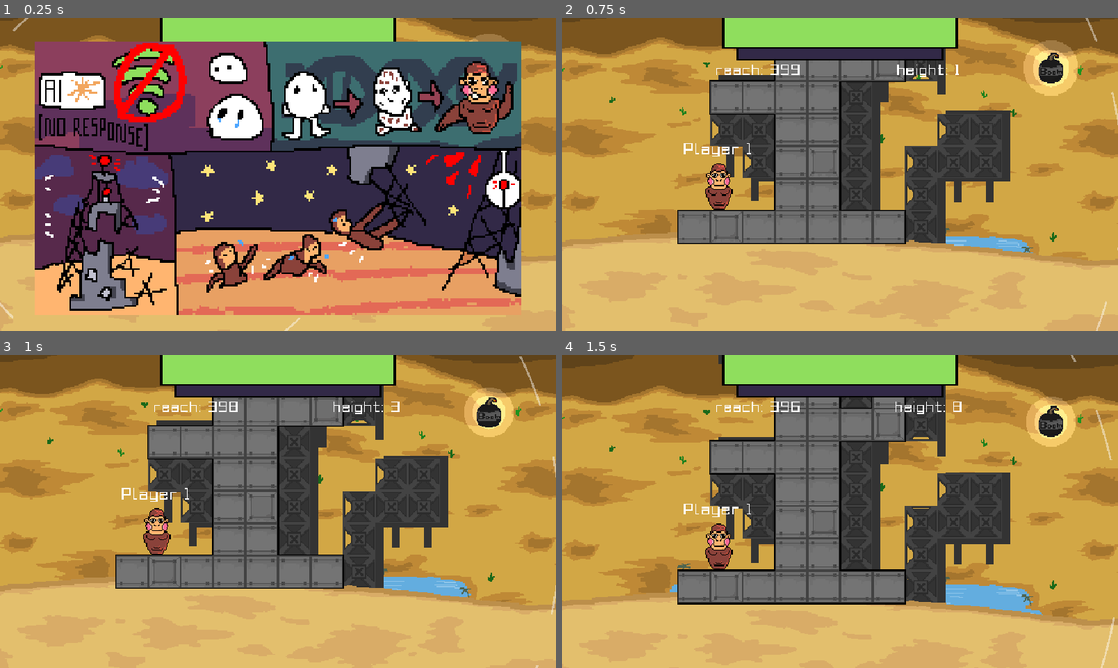
Above: before the commit, frames 1-4 (two rows, left to right).
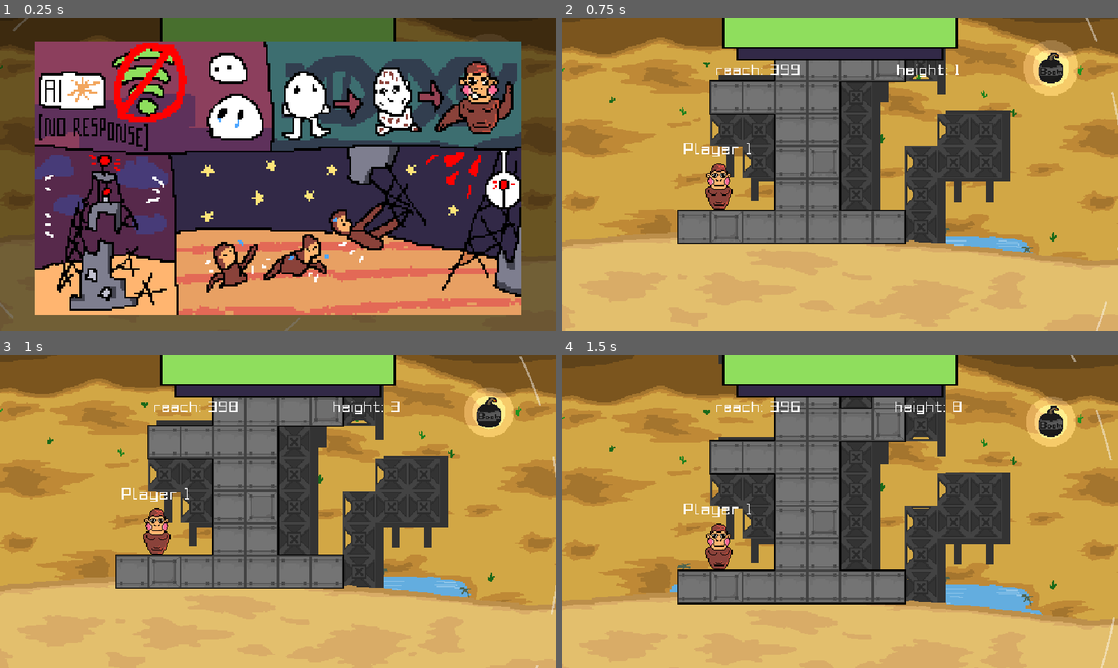
Above: after the commit, the same moments.

Repository: ppaluchowski64/Hackathon-2026
Game: Godot game, scene res://scenes/root/game.tscn
Two runs of this game, one before a commit and one after it. Both use one fixed random seed, a clock stepped at 60 frames per second and the inputs below. Sound files missing from this copy of the repository are replaced by a short silence.
Inputs (mouse positions are in pixels of both pictures, inside the frame that each line leads up to):
- Up to frame 1 (0.25 s): no input
- Up to frame 2 (0.75 s): tap Enter at 0.5 s; move the mouse to (962, 158) at 0.52 s; click (962, 158) at 0.6 s
- Up to frame 3 (1 s): no input
- Up to frame 4 (1.5 s): move the mouse to (728, 527) at 1.27 s; click (728, 527) at 1.35 s

The runs differ from the first frame. In frame 1, 24% of the frame differs, in the area x 0-100%, y 0-100%; in frame 2, nothing differs; in frame 3, nothing differs; in frame 4, nothing differs.

Commit message:
audiovisual enchances

Diff:
--- a/scenes/player.tscn
+++ b/scenes/player.tscn
@@ -9,6 +9,8 @@
 [ext_resource type="Script" uid="uid://v7on7vpfrmgc" path="res://scripts/reach_draw.gd" id="6_fjrip"]
 [ext_resource type="Script" uid="uid://dfhw374r63nie" path="res://scripts/lock_rotation.gd" id="6_tuyoq"]
 [ext_resource type="AudioStream" uid="uid://bprjkowwmmn84" path="res://audio/sfx/gouda.mp3" id="9_ur7pv"]
+[ext_resource type="AudioStream" uid="uid://cbx4e1k3yajkq" path="res://audio/sfx/grapple.wav" id="10_y4r1p"]
+[ext_resource type="AudioStream" uid="uid://btwkcm3dl4as" path="res://audio/sfx/exhaust.wav" id="11_d2wvv"]
 
 [sub_resource type="PhysicsMaterial" id="PhysicsMaterial_qhqgy"]
 friction = 0.5
@@ -136,4 +138,12 @@
 stream = ExtResource("9_ur7pv")
 volume_db = 12.0
 
+[node name="AudioStreamPlayerGrapple" type="AudioStreamPlayer" parent="." unique_id=705846664]
+stream = ExtResource("10_y4r1p")
+volume_db = -4.0
+
+[node name="AudioStreamPlayerExhaust" type="AudioStreamPlayer" parent="." unique_id=1756524540]
+stream = ExtResource("11_d2wvv")
+volume_db = 6.0
+
 [connection signal="timeout" from="DangerTimer" to="." method="_on_danger_timer_timeout"]
--- a/scenes/root/game.tscn
+++ b/scenes/root/game.tscn
@@ -226,6 +226,14 @@
 vertical_alignment = 2
 metadata/_edit_lock_ = true
 
+[node name="DarkenRect" type="ColorRect" parent="UI" unique_id=2142573889 groups=["story_rect"]]
+visible = false
+offset_left = -280.0
+offset_top = -145.0
+offset_right = 1304.0
+offset_bottom = 639.0
+color = Color(0, 0, 0, 0.5)
+
 [node name="StorySprite" type="Sprite2D" parent="UI" unique_id=1257976378 groups=["story"]]
 visible = false
 position = Vector2(480, 276)
--- a/scripts/global/global.gd
+++ b/scripts/global/global.gd
@@ -1,13 +1,16 @@
 extends Node
 
 @onready var story_sprite: Sprite2D = get_tree().get_first_node_in_group("story")
+@onready var story_rect: ColorRect = get_tree().get_first_node_in_group("story_rect")
 
 func _ready() -> void:
 	process_mode = Node.PROCESS_MODE_ALWAYS
 	story_sprite.visible = true
+	story_rect.visible = true
 	get_tree().paused = true
 
 func _physics_process(_delta: float) -> void:
-	if Input.is_action_just_pressed("grapple") and story_sprite:
+	if Input.is_action_just_pressed("grapple") and story_sprite and story_rect:
 		story_sprite.visible = false
+		story_rect.visible = false
 		get_tree().paused = false
--- a/scripts/player.gd
+++ b/scripts/player.gd
@@ -17,6 +17,8 @@
 @onready var sprite: Sprite2D = $Sprite2D
 @onready var gouda_sprite: Sprite2D = $GoudaSprite
 @onready var audio_gouda: AudioStreamPlayer = $AudioStreamPlayerGouda
+@onready var audio_grapple: AudioStreamPlayer = $AudioStreamPlayerGrapple
+@onready var audio_exhaust: AudioStreamPlayer = $AudioStreamPlayerExhaust
 
 @onready var collectable_sprite: Sprite2D = $CollectableRoot/CollectableSprite
 var spring_strength: float = 1
@@ -66,6 +68,7 @@
 	is_exhausted = true
 	is_grappling = false
 	sprite.frame = 1
+	audio_exhaust.play()
 	await get_tree().create_timer(2).timeout
 	is_exhausted = false
 	sprite.frame = 0
@@ -98,6 +101,9 @@
 	if grapple.get_overlapping_bodies() and Input.is_action_just_pressed("grapple") and not is_stunned and not is_exhausted and get_local_mouse_position().length_squared() <= reach ** 2:
 		is_grappling = true
 		grapple_pos = get_global_mouse_position()
+
+		audio_grapple.pitch_scale = randf_range(0.8, 1.2)
+		audio_grapple.play()
 
 	if Input.is_action_just_released("grapple"):
 		is_grappling = false
Not shown, changed: audio/sfx/grapple.wav.import
Not shown, changed: audio/sfx/grapple.wav
